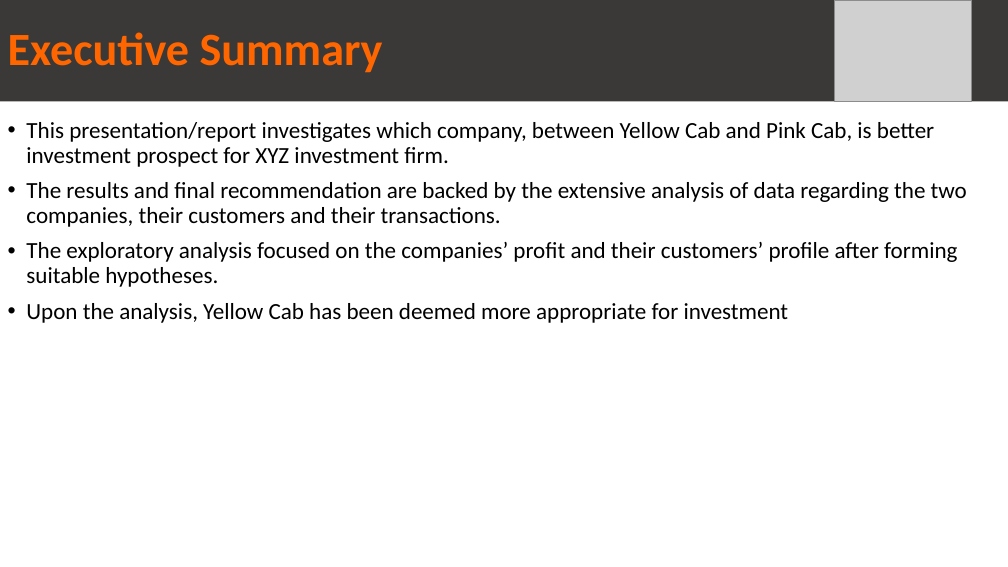
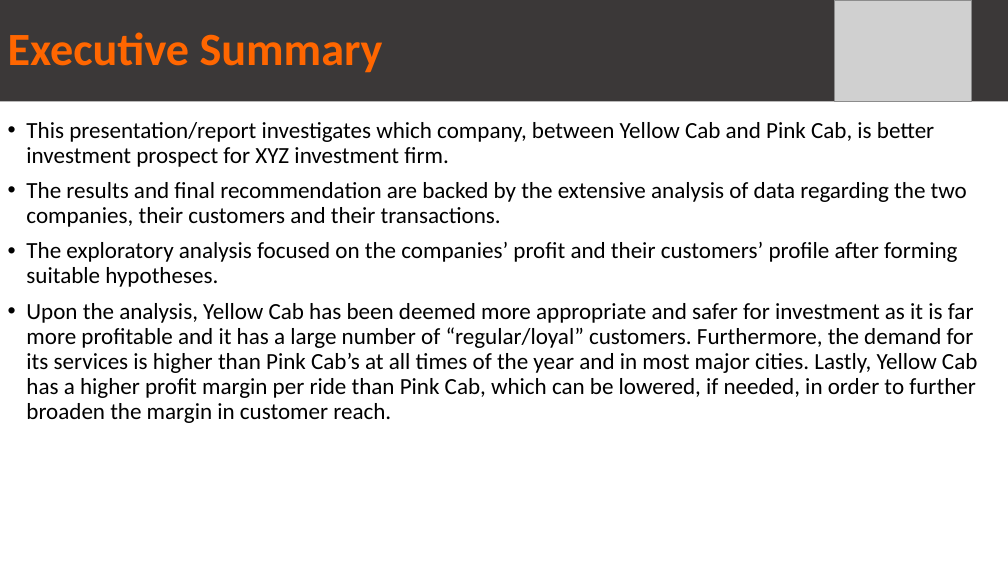
Before and after one commit to akis-androulakis/Data-Analysis-project, a slide deck: slide 3 of G2M_Case_Study.pptx. Drawn at 1008x567 pixels with LibreOffice and Linux fonts; fonts in the diff are those of the drawing; grey boxes stand for pictures. Boxes give left, top, right and bottom in pixels: in the first picture for what was removed or moved away, otherwise in the second. Text is boxed around its words. In the diff, an @@ line names an element or a change of style, - is before the commit and + after.

Commit message:
Final touches

```diff
--- a/G2M_Case_Study.pptx
+++ b/G2M_Case_Study.pptx
@@ text at [26,303,977,423]: text changed @@
-• Upon the analysis, Yellow Cab has been deemed more appropriate for investment
+• Upon the analysis, Yellow Cab has been deemed more appropriate and safer for investment as it is far more profitable and it has a large number of “regular/loyal” customers. Furthermore, the demand for its services is higher than Pink Cab’s at all times of the year and in most major cities. Lastly, Yellow Cab has a higher profit margin per ride than Pink Cab, which can be lowered, if needed, in order to further broaden the margin in customer reach.
```
